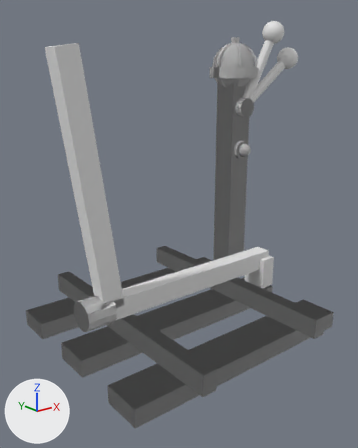
A saved change to the glTF model godot/assets3d/props/quest_latch.glb.
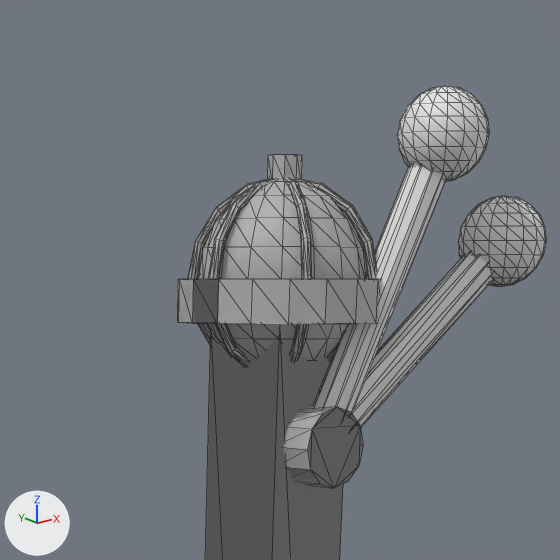
The first picture shows the older version from a camera (50 mm lens) standing at (-1.061, -1.326, 0.937) and looking at (0.024, 0.031, 0.394). The close-ups show the older and then the newer version on the part from 47% to 84% of the width and 0% to 30% of the height of that picture. Only the edits that show in the close-ups are written down. Arrows for +X, +Y and +Z are at lower left; the lights stay in place. The close-ups show mesh edges as thin lines. Vertices at exactly the same position are counted once.

In view in the first close-up: 'look_off', 'look_on'.
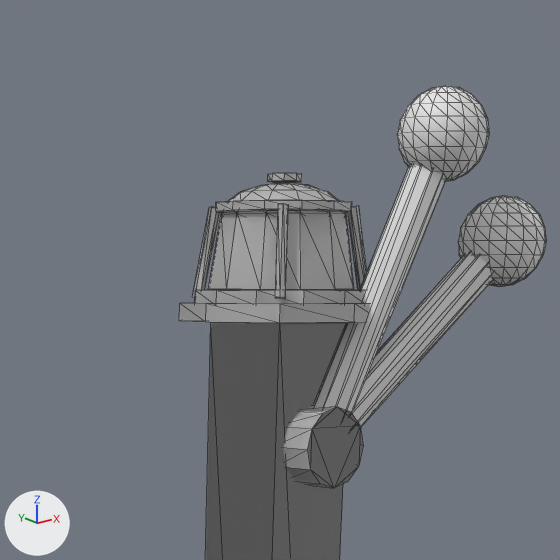
Where the change shows, as pixel boxes (x1, y1, x2, y2) in the close-ups (560 x 560 px):
'look_off', reshaped: before (178, 154, 546, 560); after (179, 173, 546, 560)
'look_on', reshaped: before (225, 86, 489, 412); after (314, 86, 489, 412)
part 1 of me_me_985, added: after (208, 211, 354, 290)
part 2 of me_me_985, added: after (222, 183, 345, 213)
part 3 of me_me_985, added: after (216, 200, 352, 213)
part 4 of me_me_985, added: after (268, 173, 302, 182)
part 5 of me_me_985, deleted: before (188, 178, 376, 366)
part 6 of me_me_985, deleted: before (268, 154, 302, 180)
part 7 of me_me_985, cut back: before (178, 180, 381, 360); after (179, 203, 369, 323)
part 8 of me_me_1005, cut back: before (225, 180, 349, 355)

What the commit changed:
me_me_985 is used by ob_look_off; location (0.0, 0.0, 0.0).
me_me_985 had 1022 vertices, 1992 faces and spanned x -0.45..0.765, y -0.45..0.45, z 0.0..1.061.
me_me_985 now has 650 vertices, 1200 faces and spans x -0.45..0.765, y -0.45..0.45, z 0.0..1.043.
me_me_985 part 1: a new loose piece, a 12-sided cut cone along z (radius 0.076 at the low end, 0.064 at the high end) spanning x 0.424..0.576, y 0.174..0.326, z 0.933..1.006.
me_me_985 part 2: a new loose piece, a UV sphere (12 segments, 8 rings, poles along z) spanning x 0.436..0.564, y 0.186..0.314, z 0.973..1.035.
me_me_985 part 3: a new loose piece, a 12-sided cylinder along z spanning x 0.4299..0.5701, y 0.1799..0.3201, z 1.0073..1.0158.
me_me_985 part 4: a new loose piece, an 8-sided cylinder along z spanning x 0.4831..0.5169, y 0.2331..0.2669, z 1.0358..1.043.
me_me_985 part 5: the loose piece of 376 vertices spanning x 0.4..0.6, y 0.163..0.337, z 0.843..1.042 is deleted.
me_me_985 part 6: the loose piece of 16 vertices spanning x 0.483..0.517, y 0.233..0.267, z 1.035..1.061 is deleted.
me_me_985 part 7: 31 vertices moved from x 0.396..0.604, y 0.144..0.356, z 0.9..0.942 to x 0.397..0.603, y 0.147..0.353, z 0.901..0.932; 151 vertices removed from x 0.415..0.584, y 0.151..0.356, z 0.845..1.039; 57 vertices added at x 0.41..0.565, y 0.185..0.353, z 0.901..1.013.
Other edits to the shape of me_me_985 do not show in these pictures.
me_me_1005 is used by ob_look_on; location (0.0, 0.0, 0.0).
me_me_1005 had 1014 vertices, 1980 faces and spanned x -0.47..0.665, y -0.45..0.45, z 0.0..1.125.
me_me_1005 now has 642 vertices, 1188 faces and spans x -0.47..0.665, y -0.45..0.45, z 0.0..1.125.
me_me_1005 part 8: 31 vertices moved from x 0.396..0.604, y 0.144..0.356, z 0.9..0.942 to x 0.397..0.603, y 0.147..0.353, z 0.901..0.932; 151 vertices removed from x 0.415..0.584, y 0.151..0.356, z 0.845..1.039; 57 vertices added at x 0.41..0.565, y 0.185..0.353, z 0.901..1.013.
Other edits to the shape of me_me_1005 do not show in these pictures.
